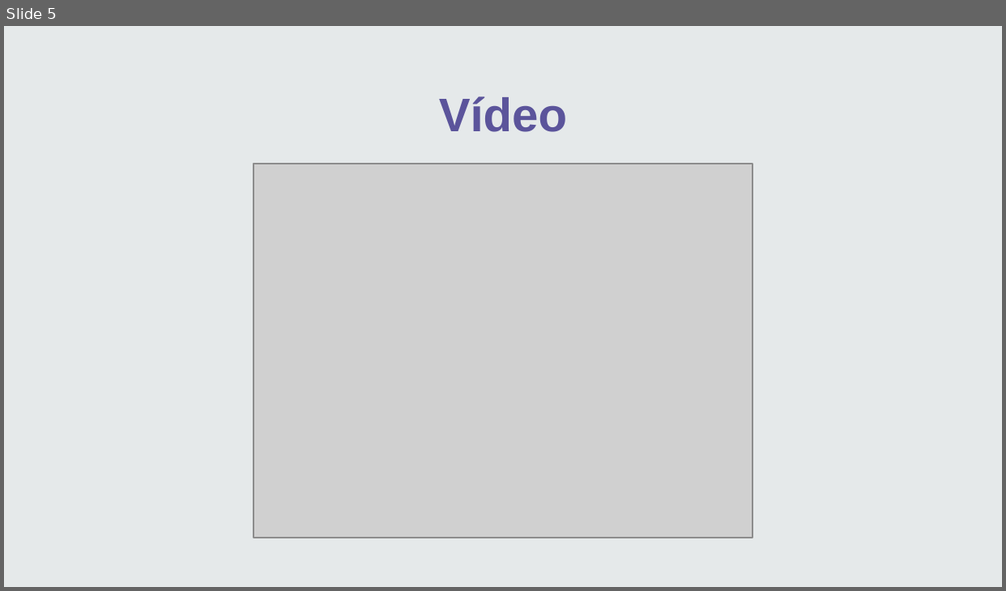
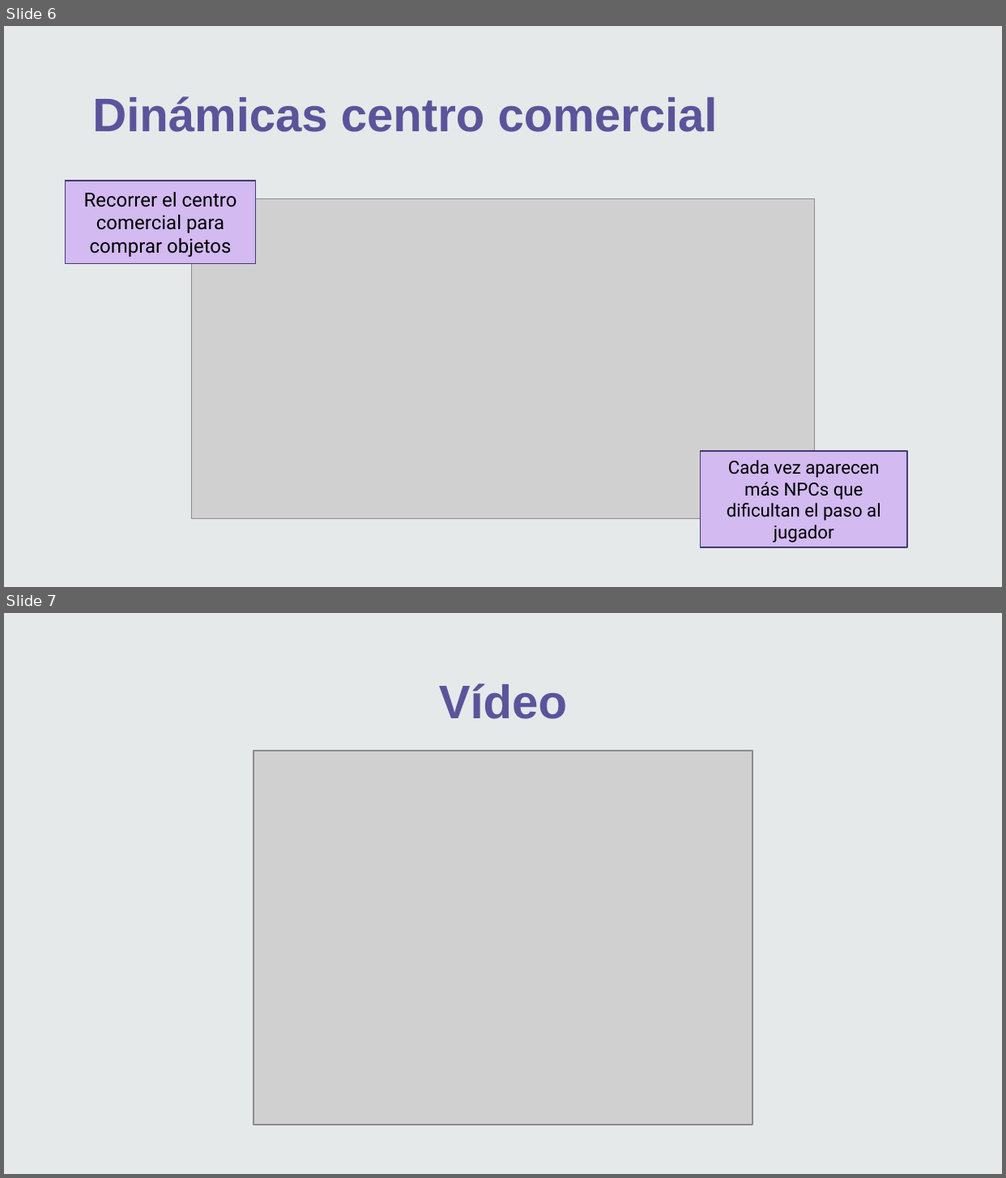
Before and after one commit to Lauu029/JuegosSerios, a slide deck: Mente en conflicto_ Hito final.pptx. Shown one above the other, each under a label of ours: slide 5 before the commit, slides 6 and 7 after it. The pictures are 1006x591 and 1006x1178 pixels, drawn with LibreOffice and Linux fonts; fonts in the diff are those of the drawing; grey boxes stand for pictures; background and template pictures are left out. Boxes give left, top, right and bottom in pixels: in the first picture for what was removed or moved away, otherwise in the second. Text is boxed around its words. In the diff, an @@ line names an element or a change of style, - is before the commit and + after.

```diff
--- a/Mente en conflicto_ Hito final.pptx
+++ b/Mente en conflicto_ Hito final.pptx
@@ slide 6 added at bbox=[4, 26, 1002, 587], background picture (left out) @@
@@ title added at bbox=[92, 96, 718, 132], 34 pt, text #5B549B, bold @@
+Dinámicas centro comercial
@@ rectangle added at bbox=[65, 181, 255, 263], fill #D3BAF1, outline #423A74 0.75 pt, 14 pt, text #000000 @@
+Recorrer el centro comercial para comprar objetos
@@ picture added at bbox=[192, 199, 814, 519] @@
@@ rectangle added at bbox=[700, 451, 907, 548], fill #D3BAF1, outline #423A74 0.75 pt, 13 pt, text #000000 @@
+Cada vez aparecen más NPCs que dificultan el paso al jugador
@@ what was slide 5 is now slide 7 @@
```
Also in this commit, not shown: 1 other slide added, 1 other file.
